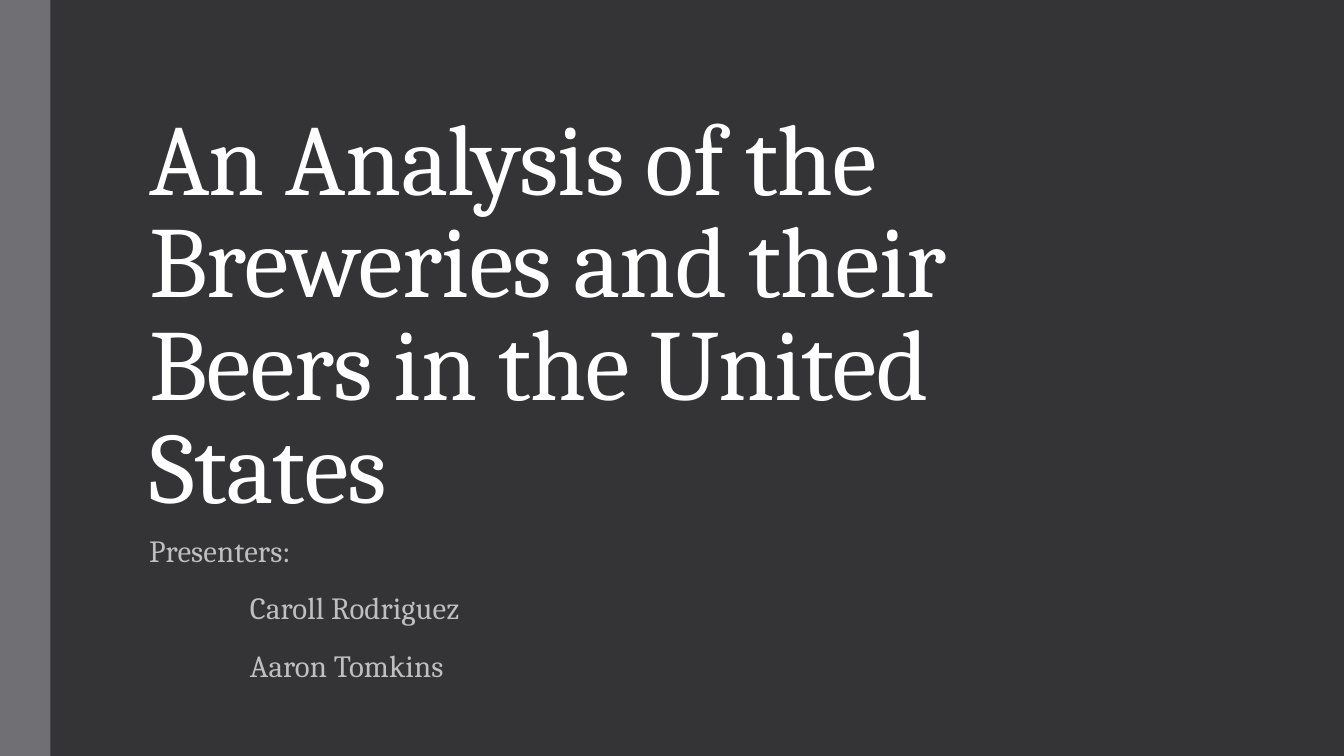
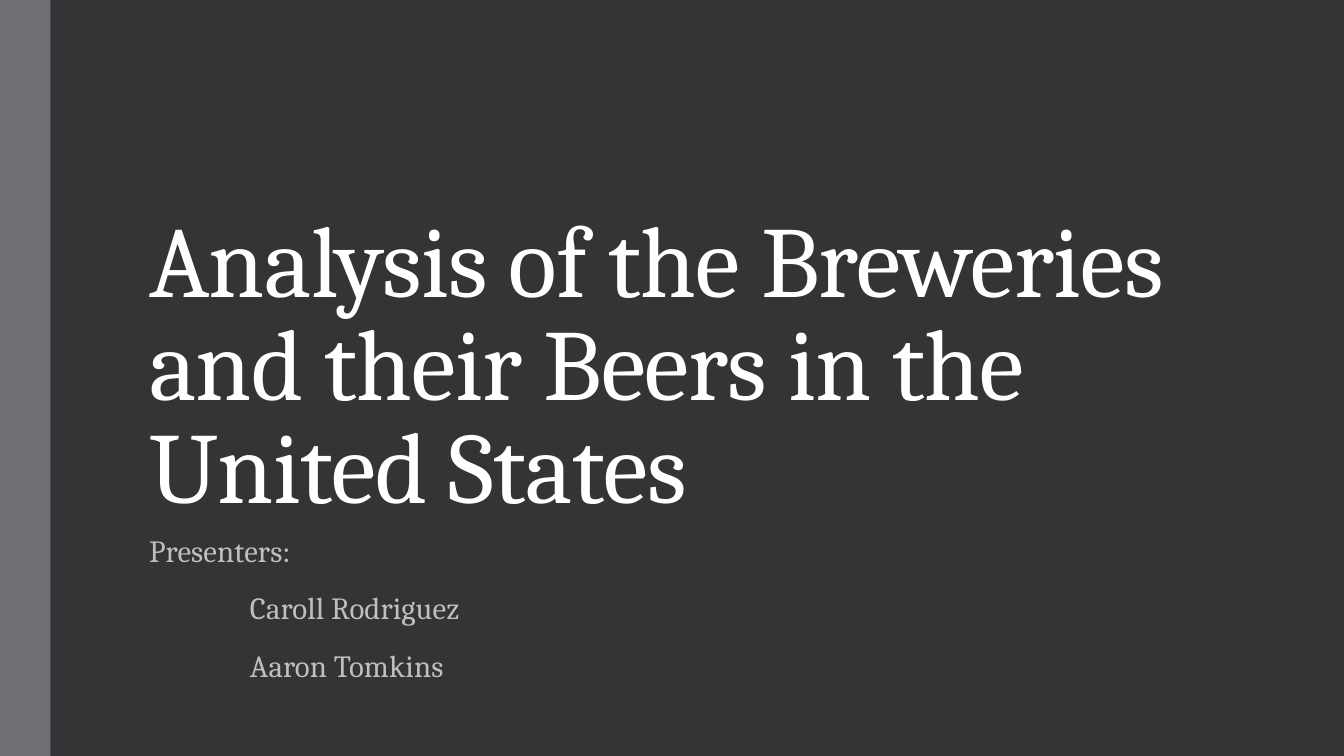
Before and after one commit to atomkins/CaseStudy1, a slide deck: slide 1 of Presentation1.pptx. Drawn at 1344x756 pixels with LibreOffice and Linux fonts; fonts in the diff are those of the drawing. Boxes give left, top, right and bottom in pixels: in the first picture for what was removed or moved away, otherwise in the second. Text is boxed around its words. In the diff, an @@ line names an element or a change of style, - is before the commit and + after.

```diff
--- a/Presentation1.pptx
+++ b/Presentation1.pptx
@@ title at <box>149,225,1164,504</box>: text changed @@
-An Analysis of the Breweries and their Beers in the United States
+Analysis of the Breweries and their Beers in the United States
```
Also in this commit, not shown: 1 other slide changed, 2 slides added, 1 slide removed, 6 other files.
